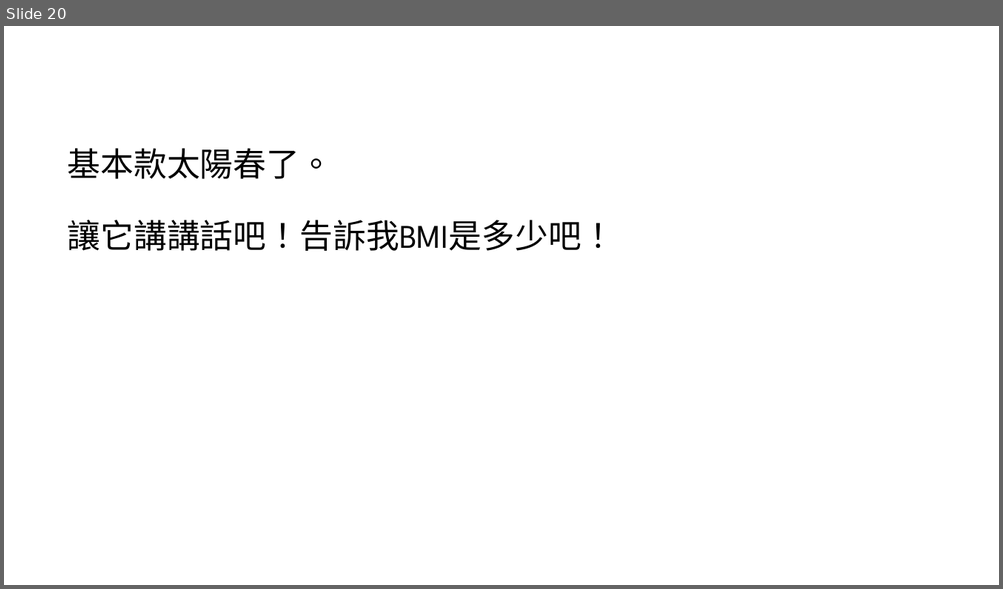
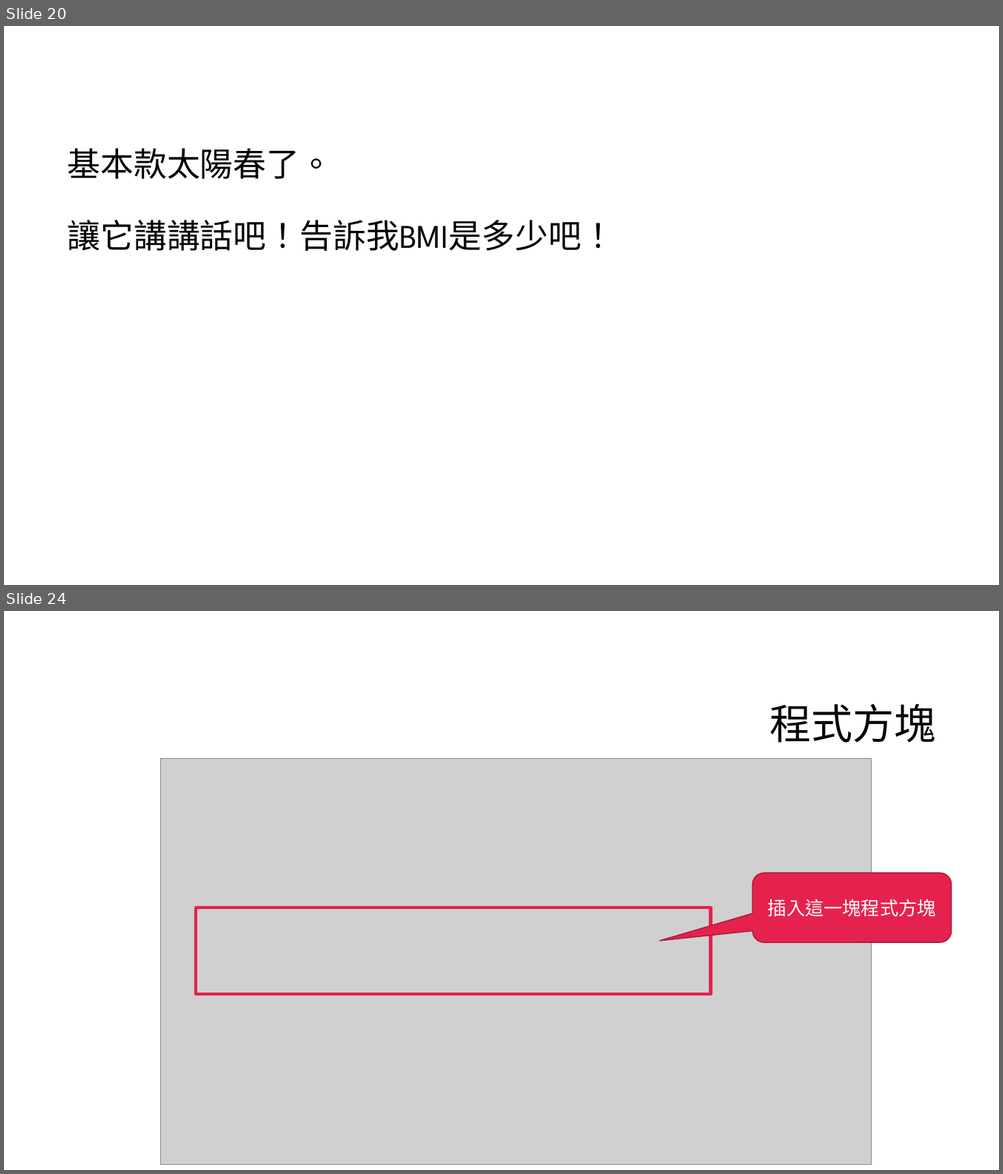
Before and after one commit to liulawsi/My_PPTs, a slide deck: CHING JIAN/AppInventor/03_你的BMI正常嗎.pptx. Shown one above the other, each under a label of ours: slide 20 before the commit, slides 20 and 24 after it; the slides between them are not shown. The pictures are 1003x589 and 1003x1174 pixels, drawn with LibreOffice and Linux fonts; fonts in the diff are those of the drawing; grey boxes stand for pictures; background and template pictures are left out. Boxes give left, top, right and bottom in pixels: in the first picture for what was removed or moved away, otherwise in the second. Text is boxed around its words. In the diff, an @@ line names an element or a change of style, - is before the commit and + after.

```diff
--- a/CHING JIAN/AppInventor/03_你的BMI正常嗎.pptx
+++ b/CHING JIAN/AppInventor/03_你的BMI正常嗎.pptx
@@ slide 24 added at (4,611,999,1170), background #FFFFFF @@
@@ title added at (769,703,935,743), 40 pt, text #000000 @@
+程式方塊
@@ picture added at (161,759,871,1165) @@
@@ rounded speech box added at (752,873,951,943), fill #E5224E, outline #A9193A 1 pt, 18 pt, text #FFFFFF @@
+插入這一塊程式方塊
@@ rectangle added at (196,908,711,994), outline #E5224E 3 pt @@
```
Also in this commit, not shown: 2 slides changed, 5 other slides added, 1 slide removed, 9 other files.
